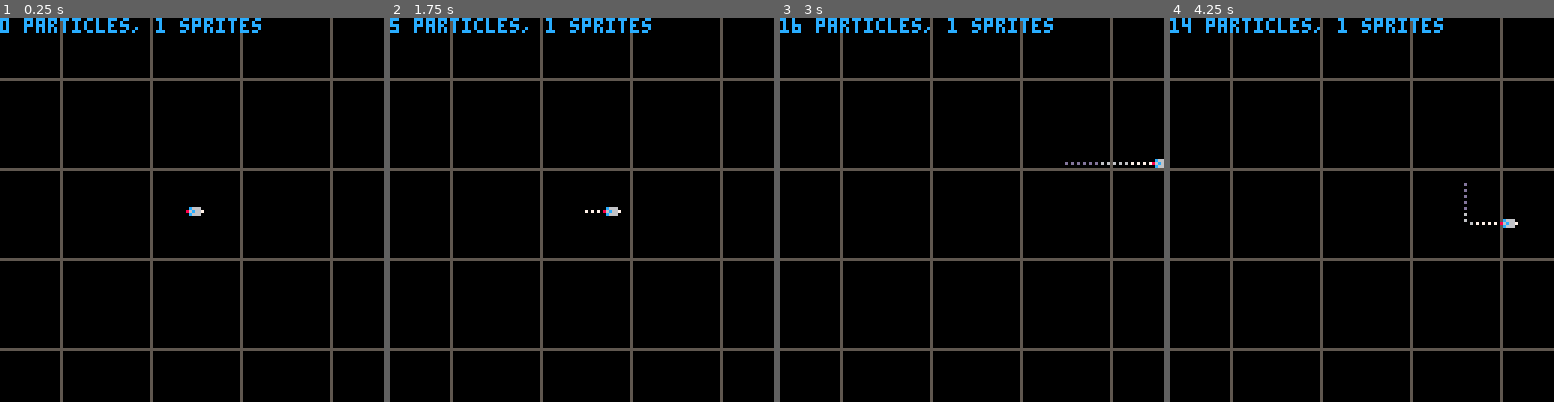
Above: before the commit, frames 1-4 (left to right).
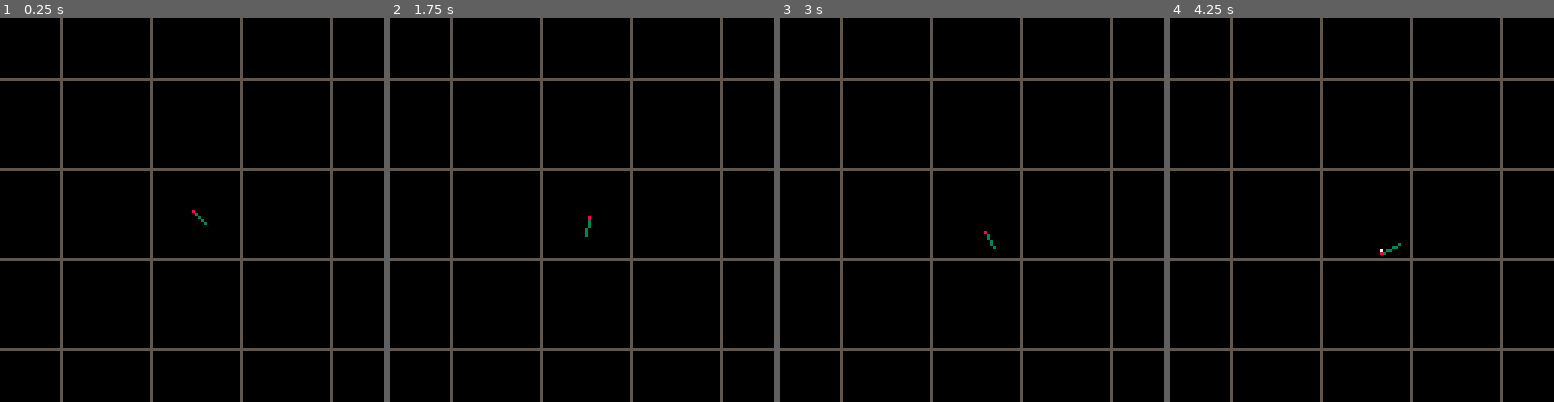
Above: after the commit, the same moments.

Repository: hlship/pico-8
Game: PICO-8 cartridge escape-clause.p8
Two runs of this game, one before a commit and one after it. Both use one fixed random seed, a clock stepped at 60 frames per second and the inputs below.
Inputs:
- Up to frame 1 (0.25 s): no input
- Up to frame 2 (1.75 s): tap X (X key) at 0.33, 1.07 s; hold Right from 1.6 s (still down)
- Up to frame 3 (3 s): tap X (X key) at 1.85, 2.97 s; release Right at 2.1 s; hold Up 2.15-2.42 s; hold Right from 2.47 s (still down)
- Up to frame 4 (4.25 s): release Right at 3.03 s; hold Left 3.08-3.58 s; hold Down 3.63-3.97 s; hold Right from 4.02 s (still down); tap X (X key) at 4.08 s

The runs differ from the first frame. In frame 1, 1.1% of the frame differs, in the area x 0-68%, y 0-54%; in frame 2, 1.2%; in frame 3, 1.3%; in frame 4, 1.3%, in the area x 0-91%, y 0-62%.

Commit message:
basic vector movement

Diff:
--- a/escape-clause.p8
+++ b/escape-clause.p8
@@ -1,6 +1,12 @@
 pico-8 cartridge // http://www.pico-8.com
 version 18
 __lua__
+
+-- Probably need to create a lerp for a vector instead of
+-- a single value.
+function lerp(l, h, t)
+    return (1 - t) * l + (t * h)
+end
 
 -- rather than worry about z-order, we just have different tables
 -- and set render order in code
@@ -46,20 +52,54 @@
     end
 end
 
-ship = {x = 64, y = 64, pgap = 0}
+-- adds vectors a (magnitude and rotation) and b
+-- returns mag and rot
+function add_vectors(amag, arot, bmag, brot)
+    local ax = amag * cos(arot)
+    local ay = amag * sin(arot)
+    local bx = bmag * cos(brot)
+    local by = bmag * sin(brot)
+    local rx = ax + bx
+    local ry = ay + by
+    local r = sqrt(rx * rx + ry * ry)
+    return r, atan2(rx, ry)
+end
+
+-- x,y screen location
+-- pgap used to track how often to emit a thrust particle
+-- speed pixels/second in direction d
+-- r angle of movement
+-- d angle of direction
+ship = {x = 64, y = 64, pgap = 0, d = .87, speed = 0}
+
+rotspeed = 1 / 60 -- 1 second for full rotation
 
 function ship:update()
-    local moved = false
 
-    if (btn(➡️)) then moved = true; self.x += 1 end
-    if (btn(⬅️)) then moved = true; self.x -= 1 end
-    if (btn(⬆️)) then moved = true; self.y -= 1 end
-    if (btn(⬇️)) then moved = true; self.y += 1 end
+    if (btn(➡️)) self.d -= rotspeed
+    if (btn(⬅️)) self.d += rotspeed
+    local thrust = btn(❎)
 
+    -- Constrain d angle to 0..1
+    -- may not be necessary
+
+    if (self.d>1) self.d -= 1
+    if (self.d<0) self.d += 1
+
+    if thrust then
+        self.speed, self.r = add_vectors(self.speed, self.r, .5, self.d)
+    end
+
+    --  speed is pixels / frame
+
+    self.x += self.speed * cos(self.r) / 60
+    self.y += self.speed * sin(self.r) / 60
+
+    -- pgap is used to skip frames between emitting a particle
     self.pgap += 1
 
     if self.pgap > 1 then
-        if moved then
+        if thrust then
             add(particles, new_particle(self.x, self.y))
         end
         self.pgap = 0
@@ -67,10 +107,20 @@
 end
 
 function ship:draw()
-    spr(0, self.x - 4, self.y - 4)
+    -- print("s=" .. self.speed ..
+    --       " d=" .. self.d ..
+    --       " r=" .. self.r, 0, 0, 12)
+
+    line(self.x, self.y,
+         self.x + 6 * cos(self.d),
+         self.y + 6 * sin(self.d), 3)
+    pset(self.x, self.y, 8)
+
 end
 
 function _init()
+    ship.r = ship.d
+
     add(sprites, ship)
 end
 
@@ -90,8 +140,6 @@
         line(i, -1000, i, 1000)
         line(-1000, i, 1000, i)
     end
-    color(12)
-    print(#particles .. " particles, " .. #sprites .. " sprites", 0, 0)
     draw_all(particles)
     draw_all(sprites)
 end
